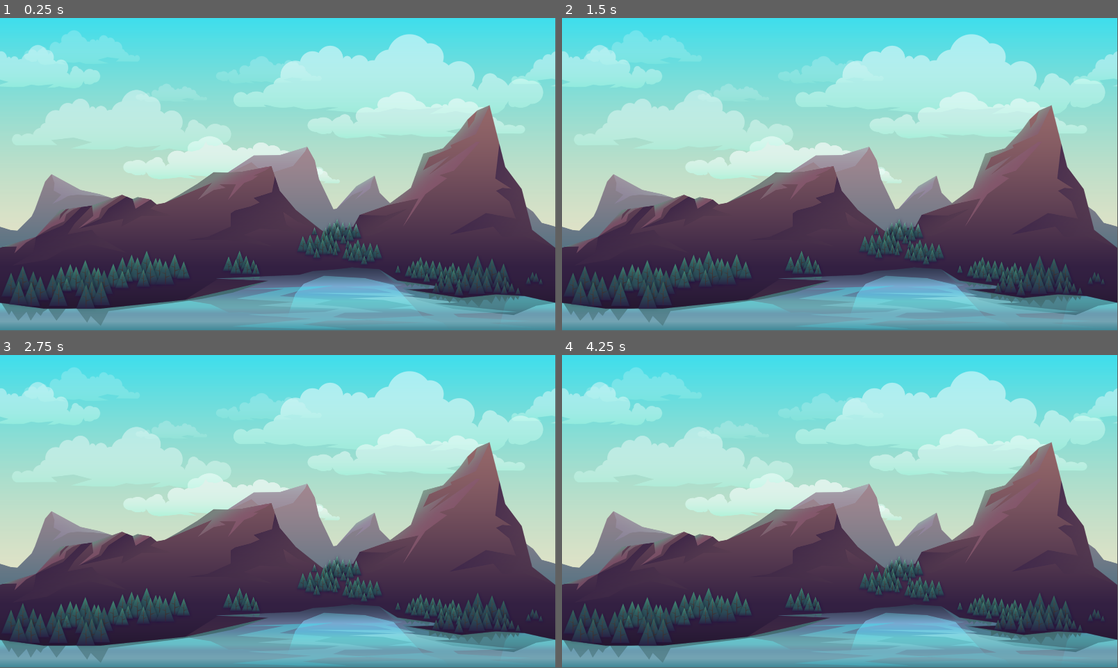
Above: before the commit, frames 1-4 (two rows, left to right).
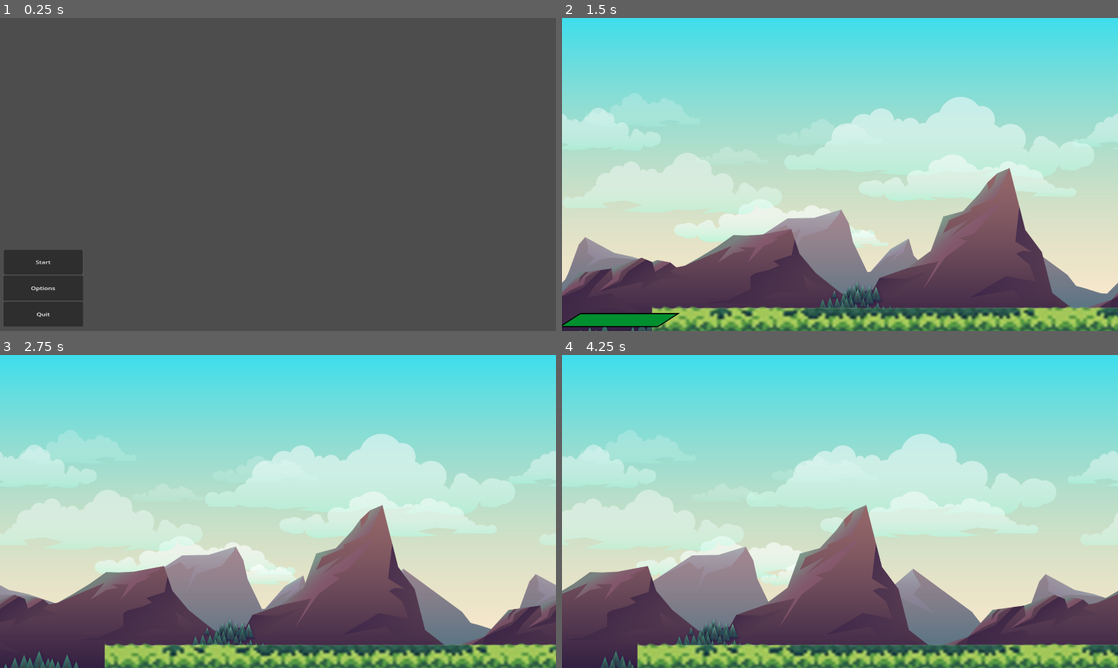
Above: after the commit, the same moments.

Repository: GameJamsAccount/UPLB-GJ
Game: Godot game, scene res://JAMGAM/menu.tscn
The game is run twice, just before and just after one commit, with the same random seed, the same clock (stepped at 60 frames per second) and the same inputs. Before the commit the project starts from res://Scenes/main_bg.tscn.
Inputs (mouse positions are in pixels of both pictures, inside the frame that each line leads up to):
- Up to frame 1 (0.25 s): no input
- Up to frame 2 (1.5 s): click (606, 262) at 0.5 s, where only the run after the commit has a clickable "Start"; tap Enter (ui_accept) at 1.25 s; move the mouse to (962, 158) at 1.27 s; press the mouse at (962, 158) at 1.28 s; hold D (Right) from 1.28 s (still down)
- Up to frame 3 (2.75 s): keep holding D (Right); tap Enter (ui_accept) at 1.52, 2.27 s; move the mouse to (166, 527) at 2.02 s; release the mouse at (166, 527) at 2.03 s; click (166, 527) at 2.1 s
- Up to frame 4 (4.25 s): move the mouse to (895, 442) at 2.77 s; release D (Right) at 2.78 s; press the mouse at (895, 442) at 2.78 s; hold A (Left) 2.78-3.53 s; move the mouse to (812, 574) at 3.52 s; release the mouse at (812, 574) at 3.53 s; hold D (Right) from 3.53 s (still down); click (812, 574) at 3.6 s; tap Enter (ui_accept) at 3.77 s
In our replay, the window is 799x449 before the commit and 800x450 after it. These sizes can differ from the game's own. Grey fills any space a smaller window leaves; there, only what the larger window draws over its background counts as a difference.

The runs differ from the first frame. In frame 1, 92% of the frame differs, in the area x 0-100%, y 0-100%; in frame 2, 64%; in frame 3, 65%; in frame 4, 66%.

Commit message:
UPDATED HPBAR

Diff:
--- /dev/null
+++ b/JameGamUPLB/HealthBar/HealthBar.gd
@@ -0,0 +1,23 @@
+extends Control
+
+@onready var Healthbar1 = $Healthbar1
+@onready var Healthbar2 = $Healthbar2
+
+func change_health(newValue):
+	var oldValue = Healthbar2.value
+	var stylebox : StyleBox = Healthbar1.get_theme_stylebox("fill")
+	if newValue > 0 :
+		Healthbar1.value = oldValue + newValue
+		stylebox.bg_color = Color("1a340b")
+		_catch_up_change(Healthbar2, newValue)
+	elif newValue < 0 :
+		Healthbar2.value = oldValue + newValue
+		stylebox.bg_color = Color("ca0020")
+		_catch_up_change(Healthbar1, newValue)
+	Healthbar1.add_theme_stylebox_override("fill", stylebox)
+
+func _catch_up_change(Healthbar, changeValue):
+	for i in abs(changeValue):
+		await get_tree().create_timer(0.05).timeout
+		if changeValue < 0 : Healthbar.value -= 1
+		elif changeValue > 0 : Healthbar.value += 1
--- /dev/null
+++ b/JameGamUPLB/HealthBar/HealthBar.tscn
@@ -0,0 +1,69 @@
+[gd_scene load_steps=6 format=3 uid="uid://vm4bktkxny5k"]
+
+[ext_resource type="Script" path="res://HealthBar/HealthBar.gd" id="1_tpgjv"]
+
+[sub_resource type="StyleBoxFlat" id="StyleBoxFlat_01mtv"]
+skew = Vector2(1, 0)
+border_width_left = 3
+border_width_top = 3
+border_width_right = 3
+border_width_bottom = 3
+border_color = Color(0, 0, 0, 1)
+
+[sub_resource type="StyleBoxFlat" id="StyleBoxFlat_0whbe"]
+bg_color = Color(0.570976, 0, 0.0610329, 1)
+skew = Vector2(1, 0)
+border_width_left = 3
+border_width_top = 3
+border_width_bottom = 3
+border_color = Color(0, 0, 0, 0)
+
+[sub_resource type="StyleBoxFlat" id="StyleBoxFlat_1x2pm"]
+draw_center = false
+skew = Vector2(1, 0)
+border_width_left = 3
+border_width_top = 3
+border_width_right = 3
+border_width_bottom = 3
+border_color = Color(0, 0, 0, 1)
+
+[sub_resource type="StyleBoxFlat" id="StyleBoxFlat_kpjuk"]
+bg_color = Color(0, 0.560092, 0.185083, 1)
+skew = Vector2(1, 0)
+border_width_left = 3
+border_width_top = 3
+border_width_bottom = 3
+border_color = Color(0, 0, 0, 0)
+
+[node name="HealthBar" type="Control"]
+layout_mode = 3
+anchors_preset = 15
+anchor_right = 1.0
+anchor_bottom = 1.0
+grow_horizontal = 2
+grow_vertical = 2
+script = ExtResource("1_tpgjv")
+
+[node name="Healthbar1" type="ProgressBar" parent="."]
+layout_mode = 0
+offset_left = 74.0
+offset_top = 32.0
+offset_right = 247.0
+offset_bottom = 70.0
+theme_override_styles/background = SubResource("StyleBoxFlat_01mtv")
+theme_override_styles/fill = SubResource("StyleBoxFlat_0whbe")
+step = 1.0
+value = 60.0
+show_percentage = false
+
+[node name="Healthbar2" type="ProgressBar" parent="."]
+layout_mode = 0
+offset_left = 74.0
+offset_top = 32.0
+offset_right = 247.0
+offset_bottom = 70.0
+theme_override_styles/background = SubResource("StyleBoxFlat_1x2pm")
+theme_override_styles/fill = SubResource("StyleBoxFlat_kpjuk")
+step = 1.0
+value = 98.0
+show_percentage = false
--- a/JameGamUPLB/JAMGAM/audio.tscn
+++ b/JameGamUPLB/JAMGAM/audio.tscn
@@ -13,17 +13,17 @@
 script = ExtResource("1_qwa0y")
 
 [node name="CenterContainer" type="CenterContainer" parent="."]
-custom_minimum_size = Vector2(150, 200)
+custom_minimum_size = Vector2(300, 300)
 layout_mode = 1
 anchors_preset = 8
 anchor_left = 0.5
 anchor_top = 0.5
 anchor_right = 0.5
 anchor_bottom = 0.5
-offset_left = -42.0
-offset_top = -38.5
-offset_right = 42.0
-offset_bottom = 38.5
+offset_left = -445.0
+offset_top = -276.0
+offset_right = 450.0
+offset_bottom = 274.0
 grow_horizontal = 2
 grow_vertical = 2
 
@@ -68,10 +68,10 @@
 custom_minimum_size = Vector2(150, 50)
 layout_mode = 1
 anchors_preset = -1
-anchor_left = -0.0381944
-anchor_top = 0.0108025
-anchor_right = 0.0529514
-anchor_bottom = 0.0401235
+anchor_left = 0.153646
+anchor_top = 0.525926
+anchor_right = 0.244792
+anchor_bottom = 0.555247
 offset_left = 545.0
 offset_top = 421.0
 offset_right = 590.0
--- a/JameGamUPLB/JAMGAM/guide.tscn
+++ b/JameGamUPLB/JAMGAM/guide.tscn
@@ -7,19 +7,23 @@
 anchors_preset = 15
 anchor_right = 1.0
 anchor_bottom = 1.0
+offset_left = -7.0
+offset_top = 116.0
+offset_right = -7.0
+offset_bottom = 116.0
 grow_horizontal = 2
 grow_vertical = 2
 script = ExtResource("1_q0e7a")
 
 [node name="TextEdit" type="TextEdit" parent="."]
 layout_mode = 0
-offset_left = 173.0
-offset_top = 37.0
-offset_right = 1050.0
-offset_bottom = 511.0
+offset_left = 416.0
+offset_top = -7.0
+offset_right = 1585.0
+offset_bottom = 768.0
 theme_override_colors/font_selected_color = Color(1, 1, 1, 1)
 theme_override_colors/font_readonly_color = Color(1, 1, 1, 1)
-theme_override_font_sizes/font_size = 30
+theme_override_font_sizes/font_size = 50
 text = "Controls:
 W / Arrow-UP = forward
 A / Arrow-Left = Left
@@ -52,10 +56,10 @@
 [node name="Back" type="Button" parent="."]
 custom_minimum_size = Vector2(200, 85)
 layout_mode = 0
-offset_left = 511.0
-offset_top = 541.0
-offset_right = 711.0
-offset_bottom = 626.0
+offset_left = 817.0
+offset_top = 818.0
+offset_right = 1178.0
+offset_bottom = 945.0
 text = "Back"
 
 [connection signal="pressed" from="Back" to="." method="_on_back_pressed"]
--- a/JameGamUPLB/JAMGAM/menu.tscn
+++ b/JameGamUPLB/JAMGAM/menu.tscn
@@ -27,10 +27,10 @@
 custom_minimum_size = Vector2(200, 85)
 layout_direction = 2
 layout_mode = 0
-offset_left = 596.426
-offset_top = -299.221
-offset_right = 796.426
-offset_bottom = -36.2212
+offset_left = 2.9129
+offset_top = 113.164
+offset_right = 202.913
+offset_bottom = 376.164
 focus_neighbor_top = NodePath("VBoxContainer/Quit")
 focus_neighbor_bottom = NodePath("VBoxContainer/Start")
 
--- a/JameGamUPLB/JAMGAM/video.tscn
+++ b/JameGamUPLB/JAMGAM/video.tscn
@@ -7,6 +7,8 @@
 anchors_preset = 15
 anchor_right = 1.0
 anchor_bottom = 1.0
+offset_left = -2.0
+offset_right = -2.0
 grow_horizontal = 2
 grow_vertical = 2
 script = ExtResource("1_moc84")
@@ -36,10 +38,10 @@
 anchor_top = 1.0
 anchor_right = 0.5
 anchor_bottom = 1.0
-offset_left = -92.5
-offset_top = -108.0
-offset_right = 120.5
-offset_bottom = -23.0
+offset_left = -55.0
+offset_top = -106.0
+offset_right = 158.0
+offset_bottom = -21.0
 grow_horizontal = 2
 grow_vertical = 0
 text = "BACK"
--- a/JameGamUPLB/Scenes/main.tscn
+++ b/JameGamUPLB/Scenes/main.tscn
@@ -1,9 +1,10 @@
-[gd_scene load_steps=5 format=3 uid="uid://duktm8vapaybr"]
+[gd_scene load_steps=6 format=3 uid="uid://duktm8vapaybr"]
 
 [ext_resource type="Script" path="res://Scenes/main.gd" id="1_eoyq7"]
 [ext_resource type="PackedScene" uid="uid://bqahe6efekenc" path="res://Scenes/main_bg.tscn" id="1_jwprh"]
 [ext_resource type="PackedScene" uid="uid://enuweh6l1a6d" path="res://Scenes/Floor.tscn" id="2_dkpq7"]
 [ext_resource type="PackedScene" uid="uid://buk0olwxg0mjd" path="res://Scenes/character.tscn" id="3_8cwr8"]
+[ext_resource type="PackedScene" uid="uid://vm4bktkxny5k" path="res://HealthBar/HealthBar.tscn" id="5_ad0nq"]
 
 [node name="Main" type="Node"]
 script = ExtResource("1_eoyq7")
@@ -18,3 +19,10 @@
 
 [node name="Character" parent="." instance=ExtResource("3_8cwr8")]
 position = Vector2(274, 877)
+
+[node name="HealthBar" parent="Character" instance=ExtResource("5_ad0nq")]
+offset_left = -22.7015
+offset_top = -15.8154
+offset_right = -22.7015
+offset_bottom = -15.8154
+scale = Vector2(0.150251, 0.0960643)
--- a/JameGamUPLB/project.godot
+++ b/JameGamUPLB/project.godot
@@ -11,7 +11,7 @@
 [application]
 
 config/name="JameGam"
-run/main_scene="res://Scenes/main_bg.tscn"
+run/main_scene="res://JAMGAM/menu.tscn"
 config/features=PackedStringArray("4.2", "GL Compatibility")
 config/icon="res://icon.svg"
 
@@ -20,6 +20,7 @@
 window/size/viewport_width=1920
 window/size/viewport_height=1080
 window/size/mode=3
+window/stretch/mode="viewport"
 
 [input]
 
